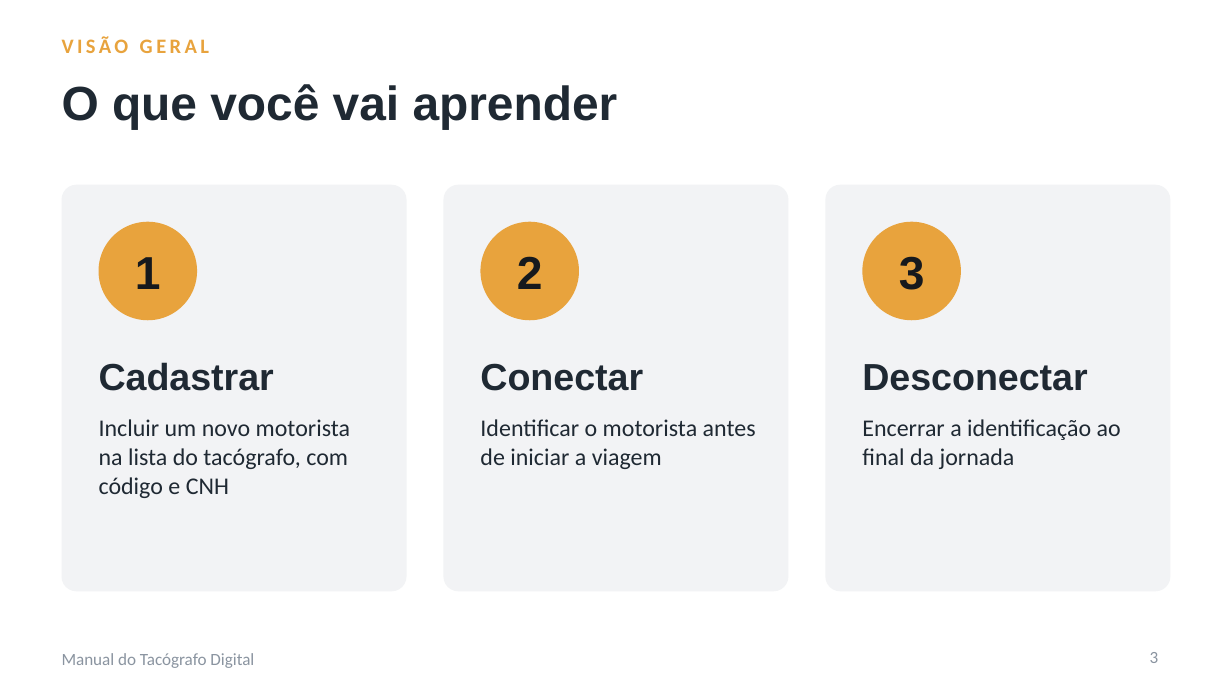
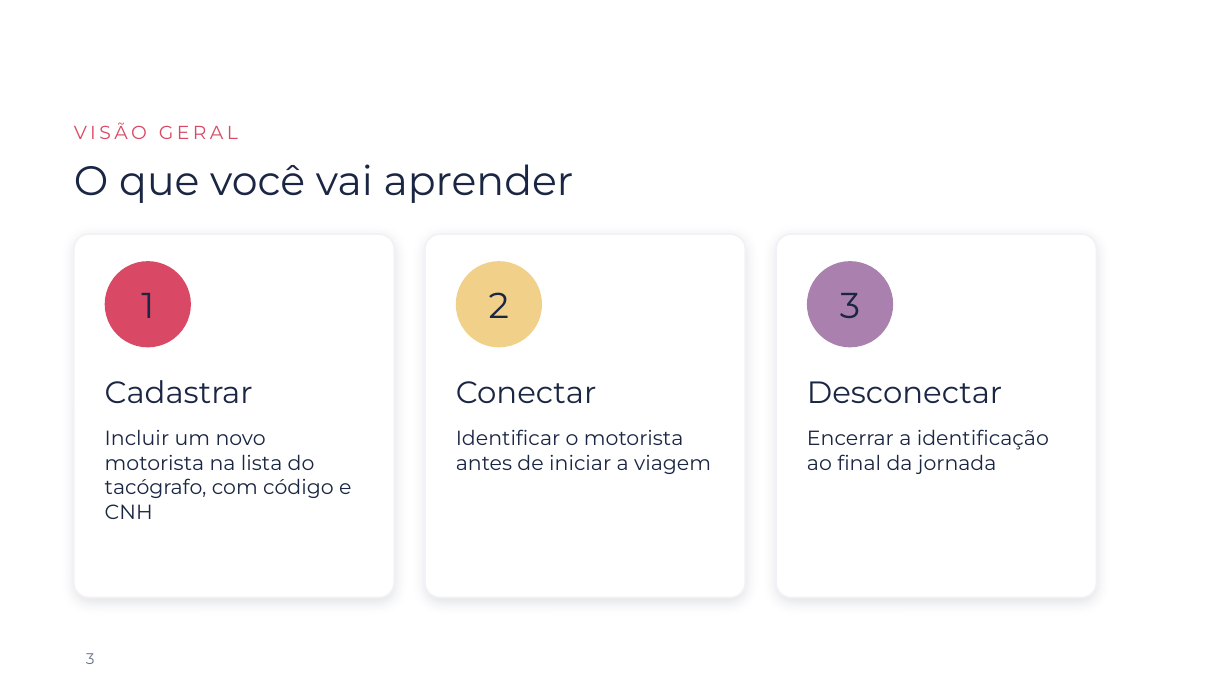
Before and after one commit to kallorvan/Manuais-de-uso, a slide deck: slide 3 of tacografo/Manual_Tacografo_Digital.pptx. Drawn at 1232x693 pixels with LibreOffice and Linux fonts; fonts in the diff are those of the drawing; background and template pictures are left out. Boxes give left, top, right and bottom in pixels: in the first picture for what was removed or moved away, otherwise in the second. Text is boxed around its words. In the diff, an @@ line names an element or a change of style, - is before the commit and + after.

```diff
--- a/tacografo/Manual_Tacografo_Digital.pptx
+++ b/tacografo/Manual_Tacografo_Digital.pptx
@@ text "VISÃO GERAL": place and size @@
-text "VISÃO GERAL" at (62, 36, 209, 53)
+text "VISÃO GERAL" at (74, 122, 238, 139)
@@ text "VISÃO GERAL" at (74, 122, 238, 139): size 12 to 11 pt, font Calibri to Montserrat, text colour #E8A33D to #D94864, bold off @@
@@ title "O que você vai aprender": place and size @@
-title "O que você vai aprender" at (62, 84, 618, 129)
+title "O que você vai aprender" at (74, 164, 574, 203)
@@ title "O que você vai aprender" at (74, 164, 574, 203): size 28 to 24 pt, font Arial to Montserrat, text colour #1F2933 to #1A2643, bold off @@
@@ rounded rectangle: place and size @@
-rounded rectangle at (62, 185, 407, 591)
+rounded rectangle at (74, 234, 394, 598)
@@ rounded rectangle: place and size @@
-rounded rectangle at (444, 185, 788, 591)
+rounded rectangle at (425, 234, 745, 598)
@@ fill #F2F3F5 to #FFFFFF; outline none to #F4F1F6 1 pt; shadow on; proportions changed in 3 elements at (74, 234, 394, 598), (425, 234, 745, 598), (776, 234, 1096, 598) @@
@@ rounded rectangle: place and size @@
-rounded rectangle at (825, 185, 1170, 591)
+rounded rectangle at (776, 234, 1096, 598)
@@ text "1": place and size @@
-text "1" at (135, 257, 161, 289)
+text "1" at (141, 293, 154, 318)
@@ ellipse: place and size @@
-ellipse at (99, 222, 197, 320)
+ellipse at (105, 261, 191, 347)
@@ ellipse at (105, 261, 191, 347): fill #E8A33D to #D94864 @@
@@ text "2": place and size @@
-text "2" at (517, 256, 543, 289)
+text "2" at (489, 292, 509, 318)
@@ ellipse: place and size @@
-ellipse at (480, 222, 579, 320)
+ellipse at (456, 261, 542, 347)
@@ ellipse at (456, 261, 542, 347): fill #E8A33D to #F1D08A @@
@@ size 27 to 21 pt, font Arial to Montserrat, text colour #16191D to #1A2643, bold off in 3 elements at (141, 293, 154, 318), (489, 292, 509, 318), (840, 293, 860, 318) @@
@@ text "3": place and size @@
-text "3" at (899, 256, 925, 290)
+text "3" at (840, 293, 860, 318)
@@ ellipse: place and size @@
-ellipse at (862, 222, 961, 320)
+ellipse at (807, 261, 893, 347)
@@ ellipse at (807, 261, 893, 347): fill #E8A33D to #AA80AE @@
@@ text "Cadastrar": place and size @@
-text "Cadastrar" at (99, 362, 274, 391)
+text "Cadastrar" at (105, 380, 253, 403)
@@ text "Conectar": place and size @@
-text "Conectar" at (480, 363, 643, 391)
+text "Conectar" at (456, 381, 597, 403)
@@ size 22 to 18 pt, font Arial to Montserrat, text colour #1F2933 to #1A2643, bold off in 3 elements at (105, 380, 253, 403), (456, 381, 597, 403), (807, 381, 1002, 403) @@
@@ text "Desconectar": place and size @@
-text "Desconectar" at (862, 364, 1087, 391)
+text "Desconectar" at (807, 381, 1002, 403)
@@ text "Incluir um novo motorista na ...": place and size @@
-text "Incluir um novo motorista na ..." at (99, 419, 350, 498)
+text "Incluir um novo motorista na ..." at (105, 429, 351, 519)
@@ text "Identificar o motorista antes de ...": place and size @@
-text "Identificar o motorista antes de ..." at (480, 419, 756, 469)
+text "Identificar o motorista antes de ..." at (456, 429, 711, 474)
@@ size 14 to 12 pt, font Calibri to Montserrat, text colour #1F2933 to #1A2643 in 3 elements at (105, 429, 351, 519), (456, 429, 711, 474), (807, 429, 1049, 474) @@
@@ text "Encerrar a identificação ao final ...": place and size @@
-text "Encerrar a identificação ao final ..." at (862, 419, 1121, 469)
+text "Encerrar a identificação ao final ..." at (807, 429, 1049, 474)
@@ text removed at (62, 653, 254, 668) @@
-Manual do Tacógrafo Digital
@@ page number: place and size @@
-page number at (1150, 652, 1159, 663)
+page number at (86, 653, 95, 664)
@@ page number at (86, 653, 95, 664): size 10 to 9 pt, font Calibri to Montserrat, text colour #8A94A0 to #6B7390; alignment right to left @@
```
Also in this commit, not shown: 19 other slides changed, 1 slide added, 9 other files.
